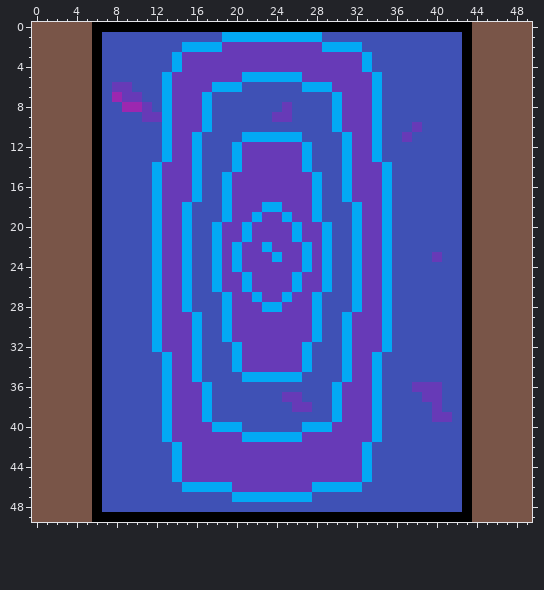
Two versions of one pixel-art sprite, out/production/cs230-group-17-game/com/group17/game/resources/sprites/teleporter.png. This is how it looked before the edit.
The file is 50x50 pixels.
The result:
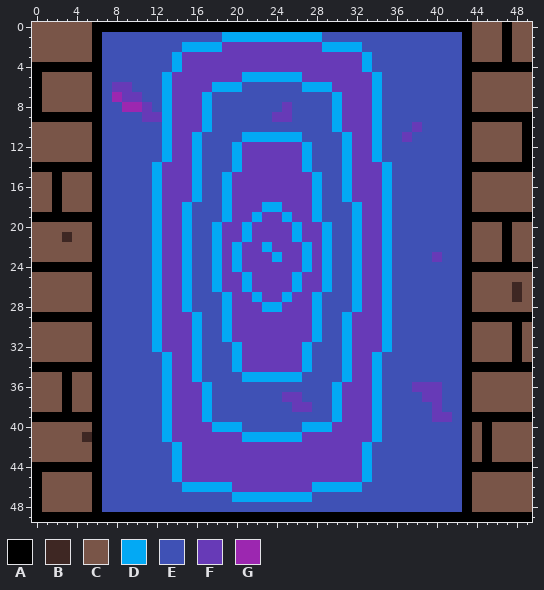
Palette (. is transparent): A #000000  B #3e2723  C #795548  D #03a9f4  E #3f51b5  F #673ab7  G #9c27b0
The edit:
y 0..3: x 47 C -> A
y 4: x 0..5 CCCCCC -> AAAAAA; x 44..49 CCCCCC -> AAAAAA
y 5..8: x 0 C -> A
y 9: x 0..5 CCCCCC -> AAAAAA; x 44..49 CCCCCC -> AAAAAA
y 10..13: x 49 C -> A
y 14: x 0..5 CCCCCC -> AAAAAA; x 44..49 CCCCCC -> AAAAAA
y 15..18: x 2 C -> A
y 19: x 0..5 CCCCCC -> AAAAAA; x 44..49 CCCCCC -> AAAAAA
y 20: x 47 C -> A
y 21: x 3 C -> B; x 47 C -> A
y 22..23: x 47 C -> A
y 24: x 0..5 CCCCCC -> AAAAAA; x 44..49 CCCCCC -> AAAAAA
y 26..27: x 48 C -> B
y 29: x 0..5 CCCCCC -> AAAAAA; x 44..49 CCCCCC -> AAAAAA
y 30..33: x 48 C -> A
y 34: x 0..5 CCCCCC -> AAAAAA; x 44..49 CCCCCC -> AAAAAA
y 35..38: x 3 C -> A
y 39: x 0..5 CCCCCC -> AAAAAA; x 44..49 CCCCCC -> AAAAAA
y 40: x 45 C -> A
y 41: x 5 C -> B; x 45 C -> A
y 42..43: x 45 C -> A
y 44: x 0..5 CCCCCC -> AAAAAA; x 44..49 CCCCCC -> AAAAAA
y 45..48: x 0 C -> A
y 49: x 0..5 CCCCCC -> AAAAAA; x 44..49 CCCCCC -> AAAAAA
